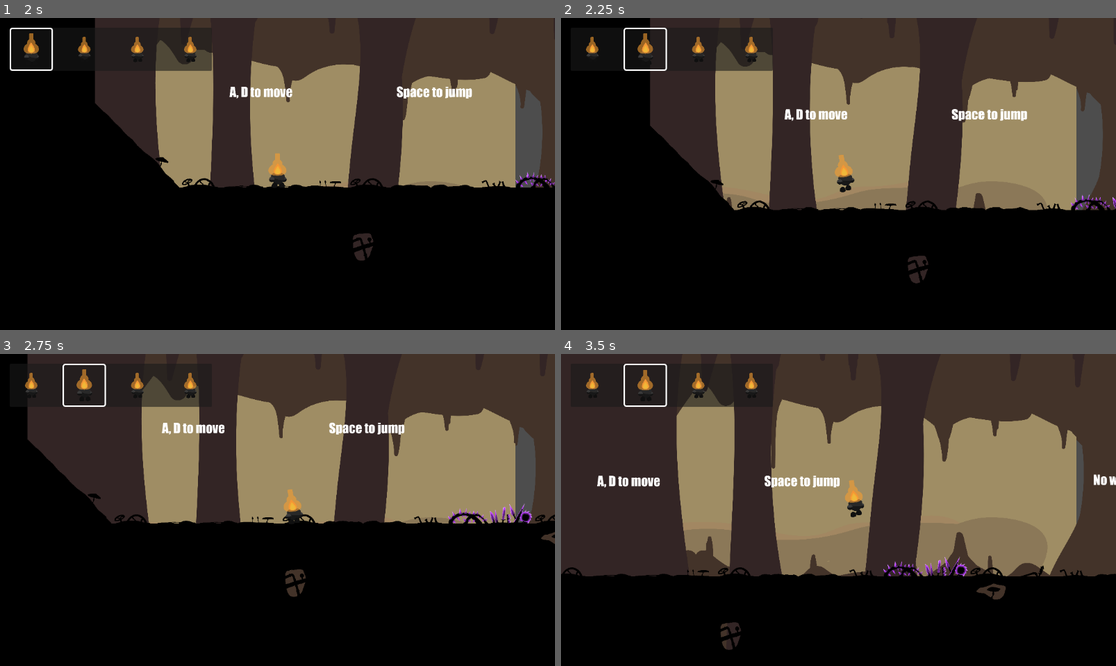
Above: before the commit, frames 1-4 (two rows, left to right).
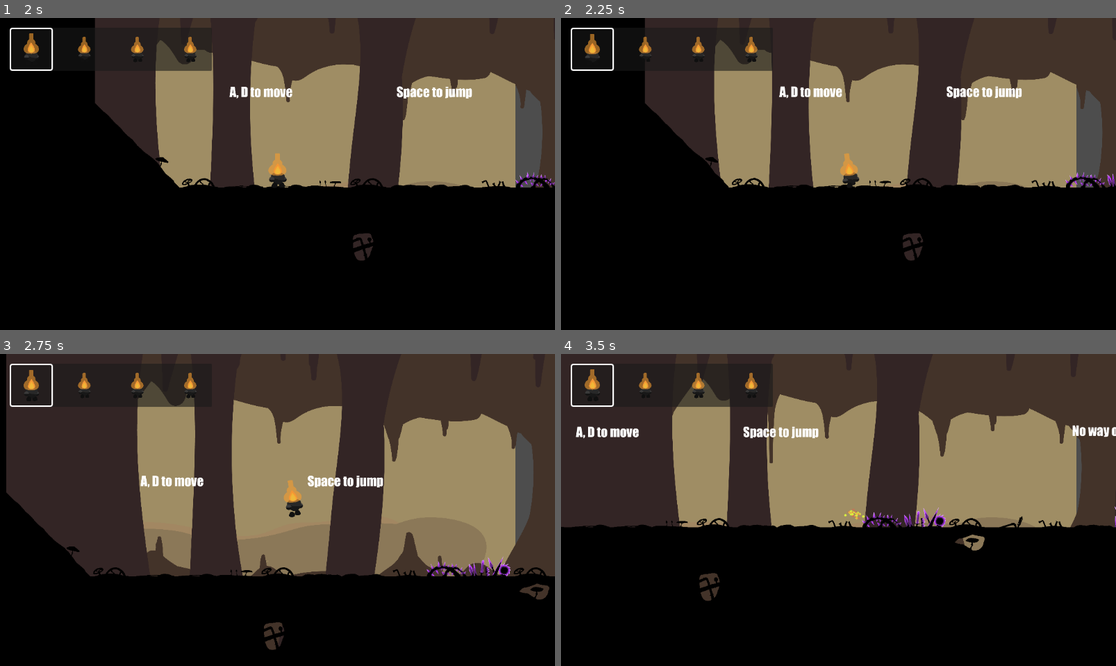
Above: after the commit, the same moments.

Repository: StarikTenger/PlatformerGame2025
Game: Godot game, scene res://scenes/UI/LevelManager.tscn
Same seed, same stepped clock (60 frames per second), same inputs: the game is played once before the commit and once after it. Sound files missing from this copy of the repository are replaced by a short silence.
Inputs (mouse positions are in pixels of both pictures, inside the frame that each line leads up to):
- Up to frame 1 (2 s): click (266, 124) at 0.52 s; click (188, 311) at 1.25 s
- Up to frame 2 (2.25 s): move the mouse to (960, 158) at 2.02 s; hold D (move_right) from 2.03 s (still down); hold Tab (switch_char) from 2.03 s (still down)
- Up to frame 3 (2.75 s): keep holding D (move_right); keep holding Tab (switch_char); tap Space (jump) at 2.27 s
- Up to frame 4 (3.5 s): keep holding D (move_right); move the mouse to (727, 525) at 2.77 s; release Tab (switch_char) at 2.78 s; tap Z (level_overview) at 2.85 s; tap Space (jump) at 3.02 s; tap Tab (switch_char) at 3.05 s

Frame 1 is identical in both runs. In frame 2, 9.3% of the frame differs, in the area x 1-100%, y 0-86%; in frame 3, 24%, in the area x 1-100%, y 0-95%; in frame 4, 21%.

Commit message:
better switch characters

Diff:
--- a/scripts/level_template.gd
+++ b/scripts/level_template.gd
@@ -51,13 +51,14 @@
 var level_overview_position: Vector2 = Vector2.ZERO
 var level_overview_zoom: float = 0
 
+var start_roster: Node = null
 
 func _cam_on_level_overview():
 	if level_overview_zoom != 0 and player_alive:
 		camera_node.set_target_state(level_overview_position, level_overview_zoom, 0.3, 0.3)
 
 func _ready():
-	var start_roster = $StartRoster
+	start_roster = $StartRoster
 
 	if start_roster and not SaveState.get_restarted():
 		SaveState.save_chosen(start_roster.get_roster())
@@ -183,8 +184,11 @@
 func _unhandled_input(event):
 	# переключение персонажа по Shift до первого движения
 	if can_switch and event.is_action_pressed("switch_char"):
-		print("test11")
-		_switch_next()
+		if start_roster.is_can_change():
+			character_deck[character_deck_idx] = _next_character_type(character_deck[character_deck_idx])
+			SaveState.save_chosen(character_deck)
+			_replace_current_with(character_deck_idx)
+			deck_update.emit(character_deck, character_deck_alive, character_deck_idx)
 	if not character_menu.visible and not get_tree().paused and Input.is_action_just_pressed("esc_menu"):
 		print("Pause menu requested")
 		death_menu.set_context(true, "Game paused")
@@ -208,6 +212,17 @@
 			count += 1
 	return count
 
+func _next_character_type(type: String):
+	match type:
+		"Fire":
+			return "Wind"
+		"Wind":
+			return "Earth"
+		"Earth":
+			return "Fire"
+		_:
+			return "Fire"
+
 func _switch_next():
 	if is_deck_empty():
 		return
@@ -217,7 +232,6 @@
 		if character_deck_alive[next]:
 			break
 	_replace_current_with(next)
-
 	deck_update.emit(character_deck, character_deck_alive, character_deck_idx)
 
 func _replace_current_with(next_idx: int):
